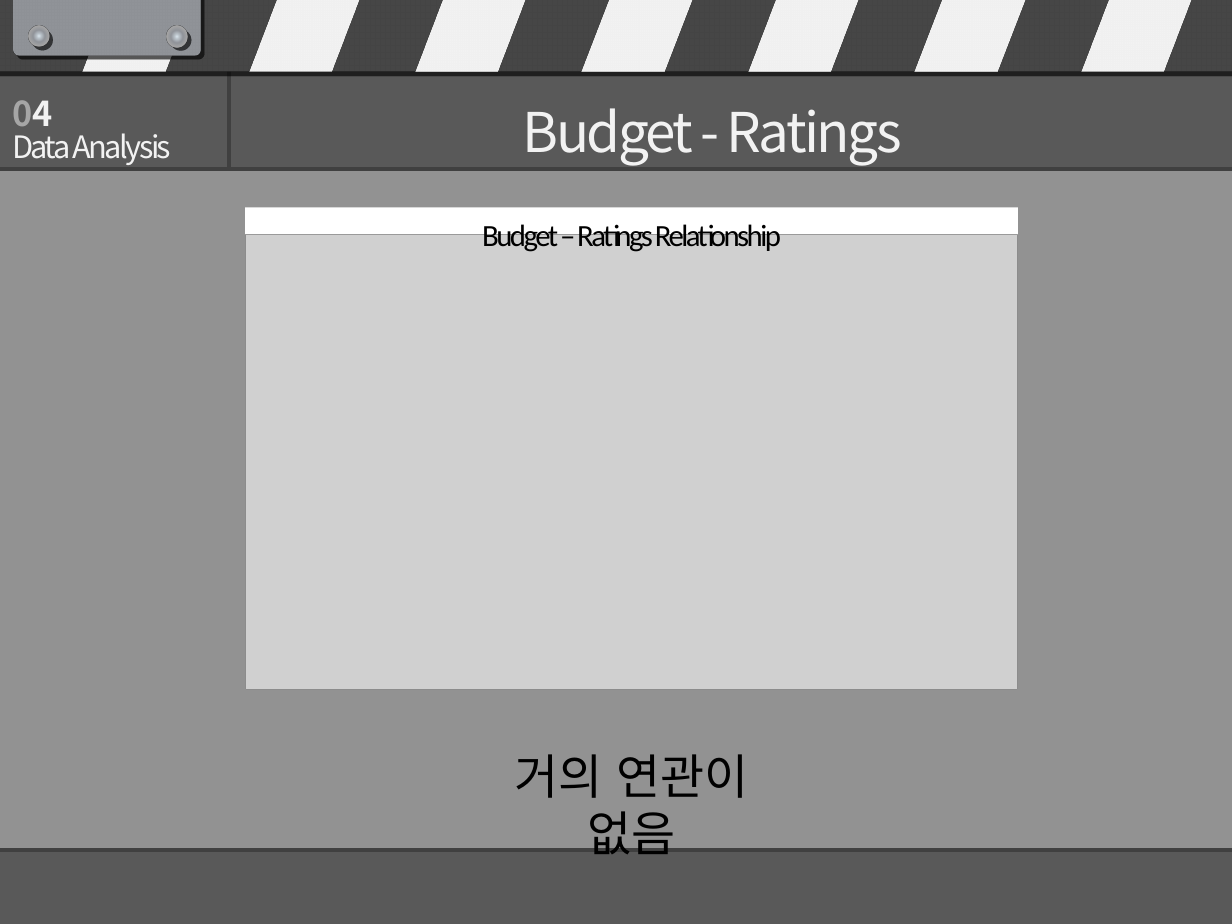
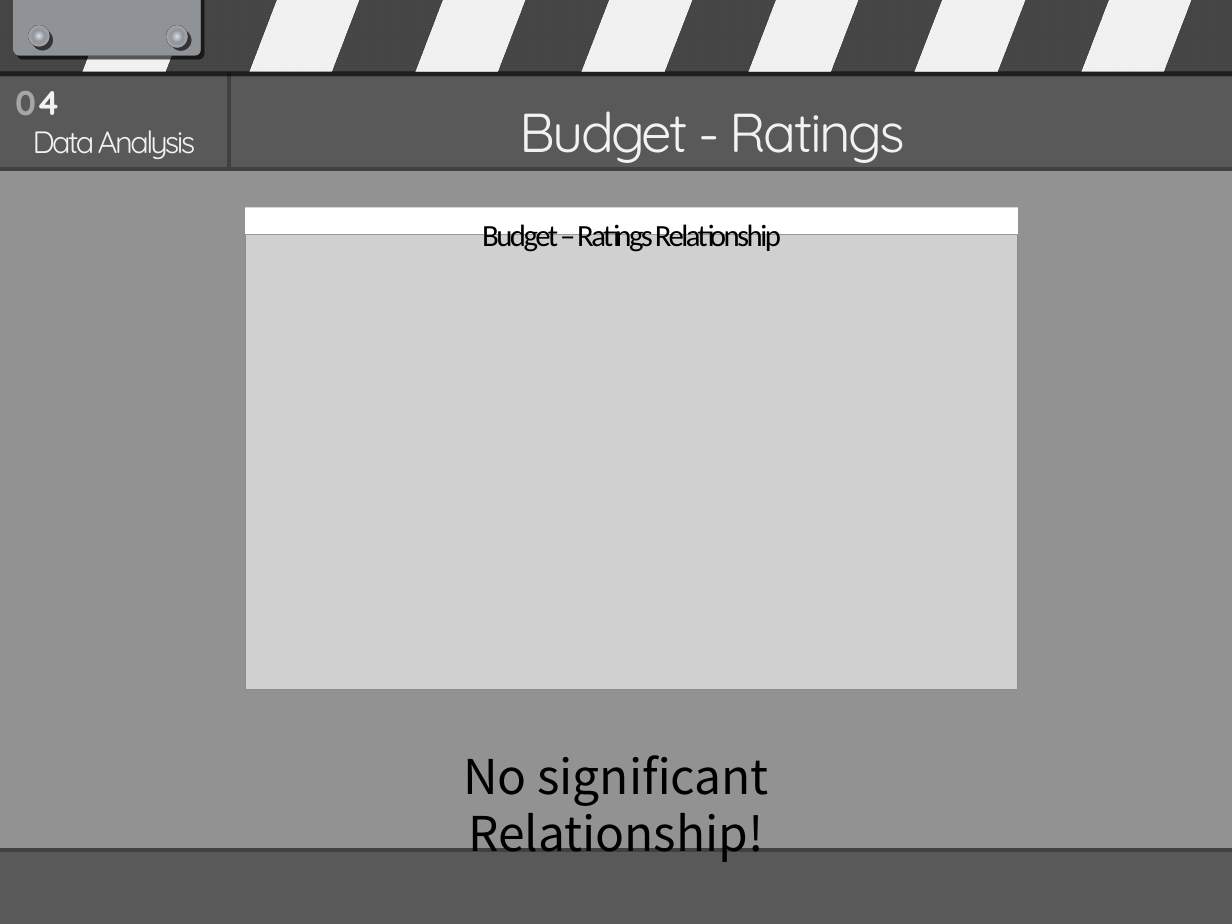
Before and after one commit to asmath472/21SRproject, a slide deck: slide 20 of R final presentation.pptx (slide 18 before the commit). Drawn at 1232x924 pixels with LibreOffice and Linux fonts; fonts in the diff are those of the drawing; grey boxes stand for pictures. Boxes give left, top, right and bottom in pixels: in the first picture for what was removed or moved away, otherwise in the second. Text is boxed around its words. In the diff, an @@ line names an element or a change of style, - is before the commit and + after.

```diff
--- a/R final presentation.pptx
+++ b/R final presentation.pptx
@@ text "04" at (15,91,60,115): font Noto Sans CJK KR to Quicksand @@
@@ text "04": place and size @@
-text "04" at (12,100,52,126)
+text "04" at (15,91,60,115)
@@ text "Data Analysis": place and size @@
-text "Data Analysis" at (12,133,171,165)
+text "Data Analysis" at (33,130,196,159)
@@ text "Data Analysis" at (33,130,196,159): font Noto Sans CJK KR to Quicksand; alignment left to centre @@
@@ text "Budget - Ratings" at (519,111,905,163): font Noto Sans CJK KR to Quicksand @@
@@ text at (463,755,769,863): text changed @@
-거의 연관이 없음
+No significant Relationship!
```
Also in this commit, not shown: 12 other slides changed, 8 slides added, 2 slides removed.
